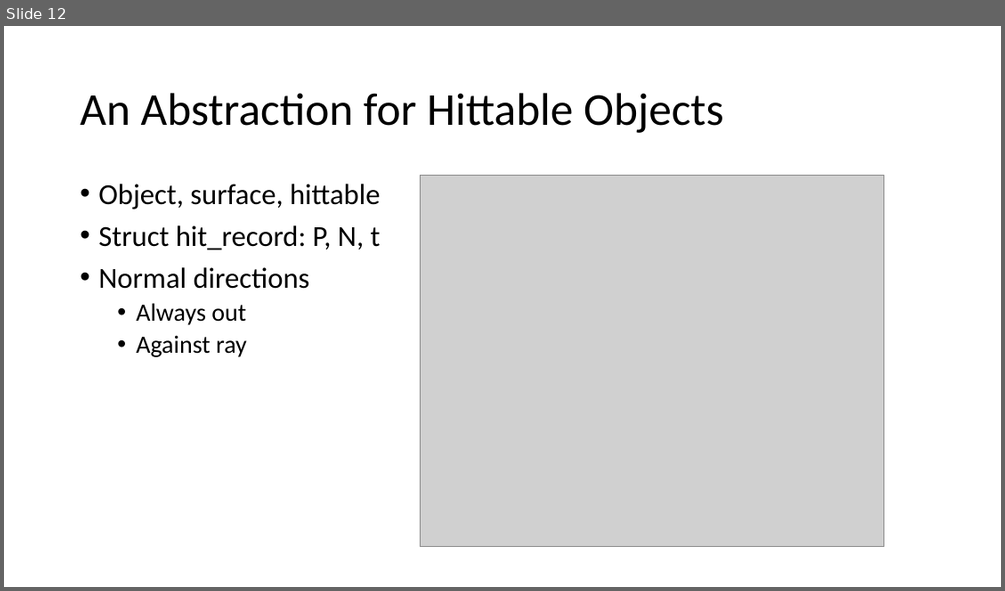
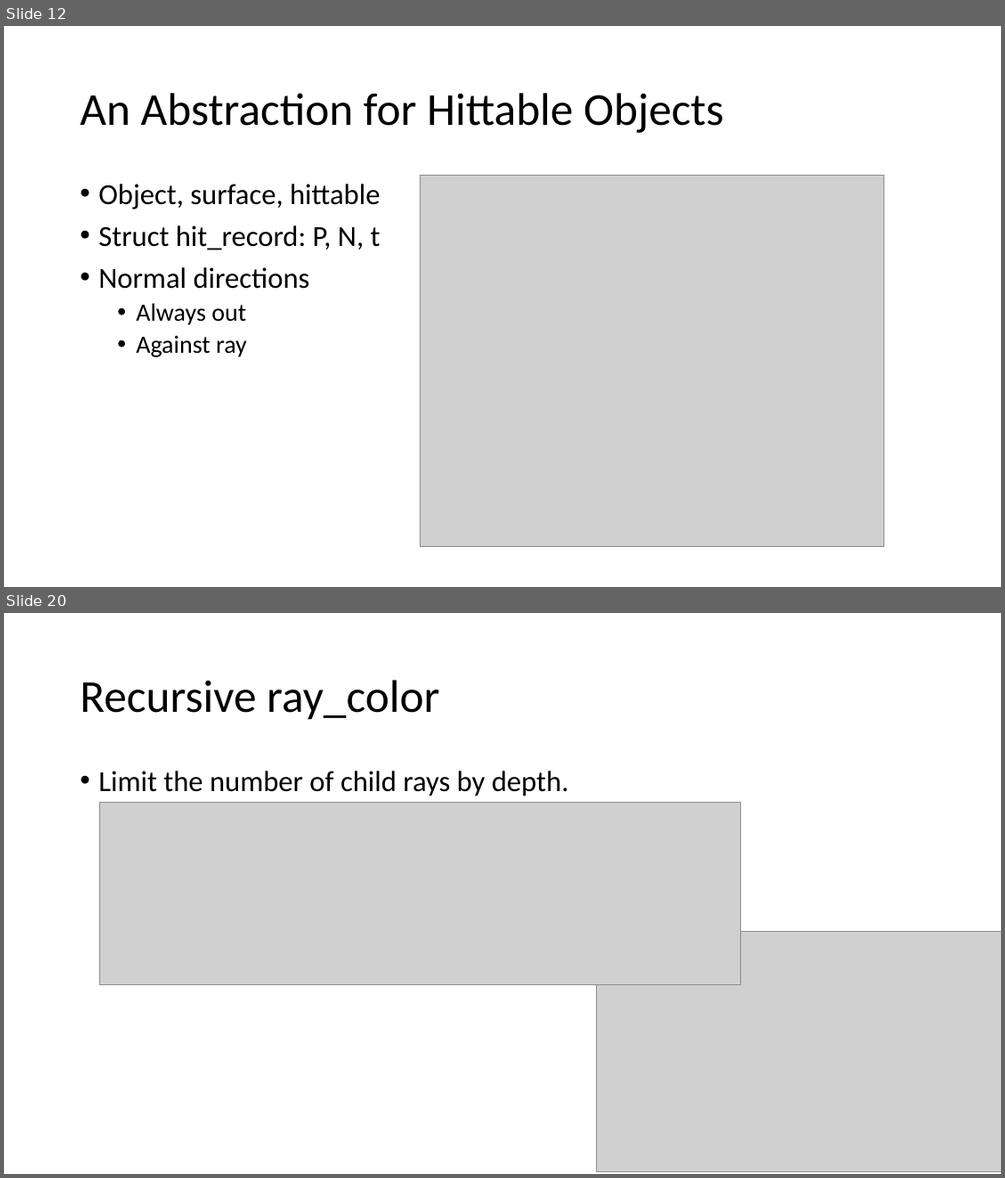
Before and after one commit to yxshi610/RayTracing, a slide deck: RayTracing.pptx. Shown one above the other, each under a label of ours: slide 12 before the commit, slides 12 and 20 after it; the slides between them are not shown. The pictures are 1005x591 and 1005x1178 pixels, drawn with LibreOffice and Linux fonts; fonts in the diff are those of the drawing; grey boxes stand for pictures. Boxes give left, top, right and bottom in pixels: in the first picture for what was removed or moved away, otherwise in the second. Text is boxed around its words. In the diff, an @@ line names an element or a change of style, - is before the commit and + after.

```diff
--- a/RayTracing.pptx
+++ b/RayTracing.pptx
@@ slide 20 added at <box>4,613,1001,1174</box>, background #FFFFFF @@
@@ title added at <box>80,680,439,720</box>, 44 pt, text #000000 @@
+Recursive ray_color
@@ text added at <box>98,771,569,796</box>, 28 pt, text #000000 @@
+• Limit the number of child rays by depth.
@@ picture added at <box>100,802,741,985</box> @@
@@ picture added at <box>596,932,1001,1172</box> @@
```
Also in this commit, not shown: 9 other slides added, 21 other files.
